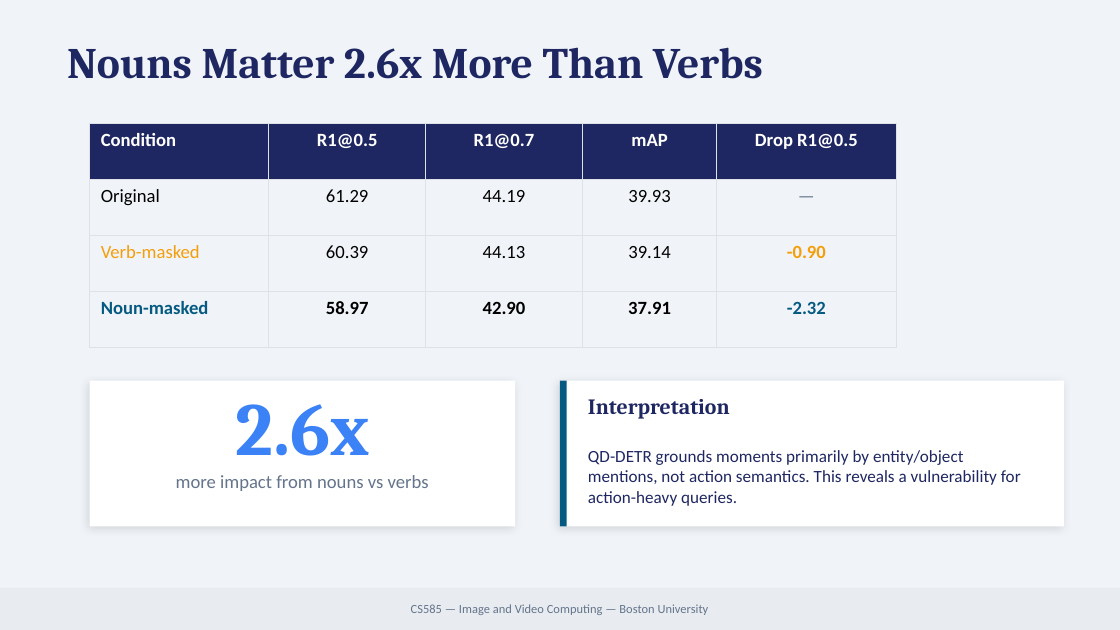
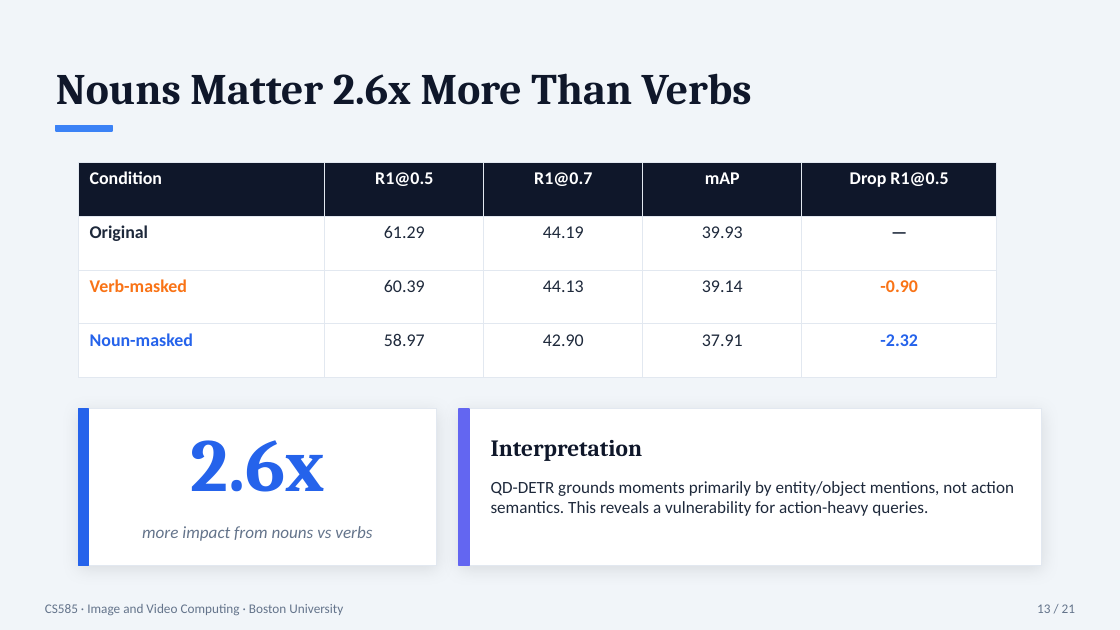
Before and after one commit to kuromi1kow/Interpretability-and-Failure-Analysis-for-Video-Moment-Retrieval, a slide deck: slide 13 of docs/VMR_Milestone3_Presentation.pptx (slide 9 before the commit). Drawn at 1120x630 pixels with LibreOffice and Linux fonts; fonts in the diff are those of the drawing. Boxes give left, top, right and bottom in pixels: in the first picture for what was removed or moved away, otherwise in the second. Text is boxed around its words. In the diff, an @@ line names an element or a change of style, - is before the commit and + after.

```diff
--- a/docs/VMR_Milestone3_Presentation.pptx
+++ b/docs/VMR_Milestone3_Presentation.pptx
@@ background #F0F4F8 to #F1F5F9 @@
@@ text "Nouns Matter 2.6x More Than ...": place and size @@
-text "Nouns Matter 2.6x More Than ..." at [67, 47, 763, 79]
+text "Nouns Matter 2.6x More Than ..." at [56, 73, 752, 105]
@@ text "Nouns Matter 2.6x More Than ..." at [56, 73, 752, 105]: text colour #1E2761 to #0F172A @@
@@ rectangle added at [56, 125, 112, 131], fill #3B82F6, outline #3B82F6 1 pt @@
@@ table at [78, 162, 997, 350] @@
@@ fill #1E2761 to #0F172A in row 1 @@
@@ fill none to #FFFFFF in 15 cells @@
@@ size 12 to 11.5 pt @@
@@ text colour #000000 to #1E293B in "Original", "61.29", "44.19", "39.93" and 6 more places @@
@@ bold on in "Original", "—", "Verb-masked" @@
@@ text colour #64748B to #1E293B in "—" @@
@@ text colour #F59E0B to #F97316 in "Verb-masked", "-0.90" @@
@@ text colour #065A82 to #2563EB in "Noun-masked", "-2.32" @@
@@ bold off in "58.97", "42.90", "37.91" @@
@@ borders changed @@
@@ table: place and size @@
-table at [90, 123, 896, 318]
+table at [78, 162, 997, 350]
@@ rectangle: place and size @@
-rectangle at [90, 381, 515, 526]
+rectangle at [78, 409, 437, 566]
@@ rectangle at [78, 409, 437, 566]: outline none to #E2E8F0 0.5 pt; shadow changed @@
@@ rectangle added at [78, 409, 88, 566], fill #2563EB, outline #2563EB 1 pt @@
@@ rectangle at [459, 409, 1042, 566]: outline none to #E2E8F0 0.5 pt; shadow changed @@
@@ rectangle: place and size @@
-rectangle at [560, 381, 1064, 526]
+rectangle at [459, 409, 1042, 566]
@@ rectangle: place and size @@
-rectangle at [560, 381, 567, 526]
+rectangle at [459, 409, 469, 566]
@@ rectangle at [459, 409, 469, 566]: fill #065A82 to #6366F1; outline none to #6366F1 1 pt @@
@@ text "2.6x": place and size @@
-text "2.6x" at [235, 404, 369, 456]
+text "2.6x" at [190, 440, 324, 492]
@@ text "2.6x" at [190, 440, 324, 492]: text colour #3B82F6 to #2563EB @@
@@ text "Interpretation": place and size @@
-text "Interpretation" at [588, 399, 730, 419]
+text "Interpretation" at [491, 440, 643, 461]
@@ text "Interpretation" at [491, 440, 643, 461]: size 14 to 15 pt, text colour #1E2761 to #0F172A @@
@@ text "QD-DETR grounds moments primarily by ...": place and size @@
-text "QD-DETR grounds moments primarily by ..." at [588, 450, 1021, 506]
+text "QD-DETR grounds moments primarily by ..." at [491, 481, 1014, 516]
@@ text "QD-DETR grounds moments primarily by ..." at [491, 481, 1014, 516]: text colour #1E2761 to #1E293B; vertical alignment middle to top @@
@@ text "more impact from nouns vs ...": place and size @@
-text "more impact from nouns vs ..." at [176, 475, 429, 491]
+text "more impact from nouns vs ..." at [142, 526, 372, 541]
@@ text "more impact from nouns vs ..." at [142, 526, 372, 541]: size 12 to 11 pt, italic on @@
@@ text "CS585 · Image and Video ...": place and size @@
-text "CS585 · Image and Video ..." at [0, 588, 1120, 630]
+text "CS585 · Image and Video ..." at [45, 604, 343, 615]
@@ text "CS585 · Image and Video ..." at [45, 604, 343, 615]: fill #E8ECF0 to none @@
@@ text at [45, 604, 343, 615]: text changed; size 8 to 8.5 pt @@
-CS585 — Image and Video Computing — Boston University
+CS585 · Image and Video Computing · Boston University
@@ text added at [1037, 604, 1075, 613], 8.5 pt, text #64748B @@
+13 / 21
```
Also in this commit, not shown: 12 other slides changed, 8 slides added, 21 other files.
